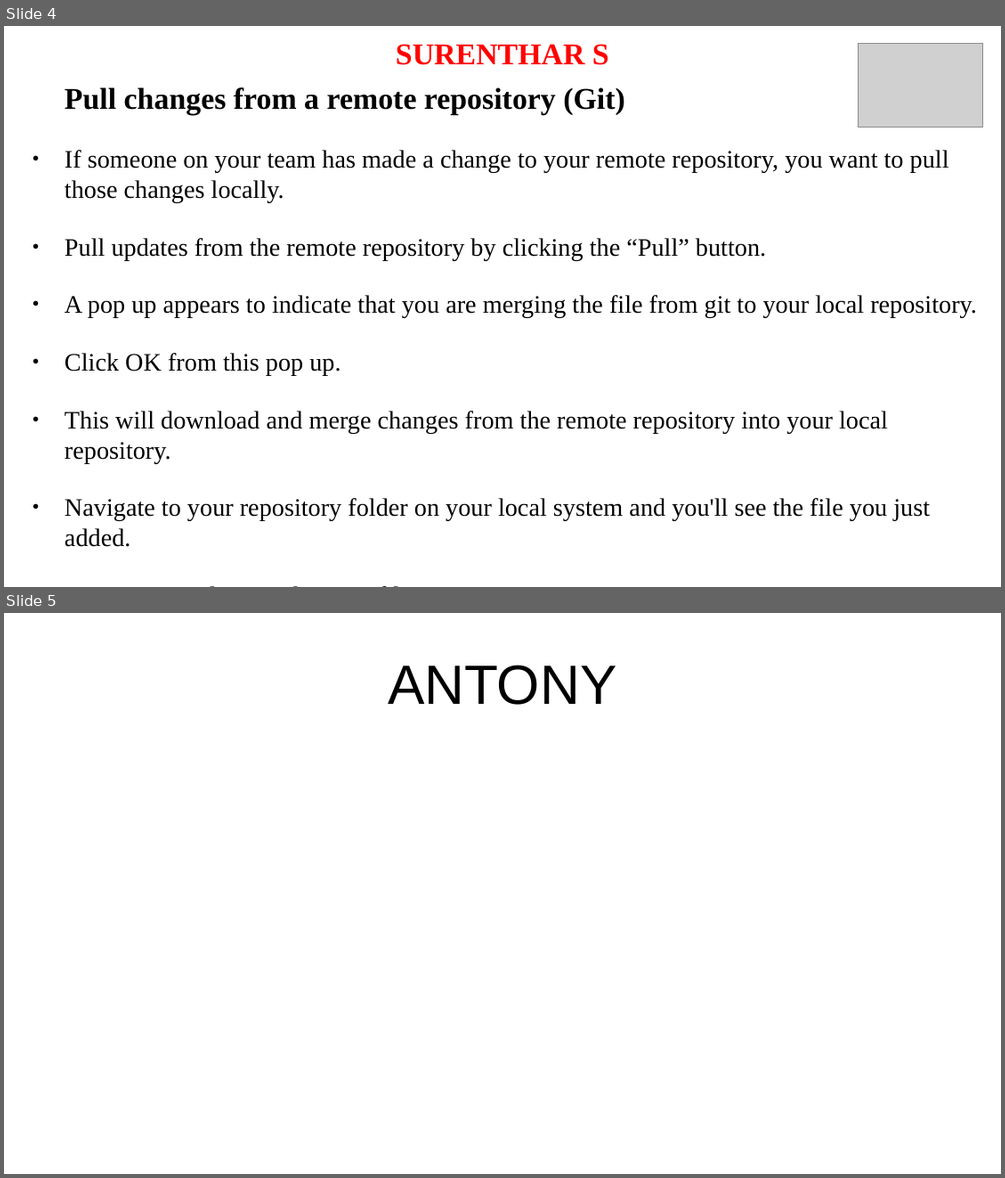
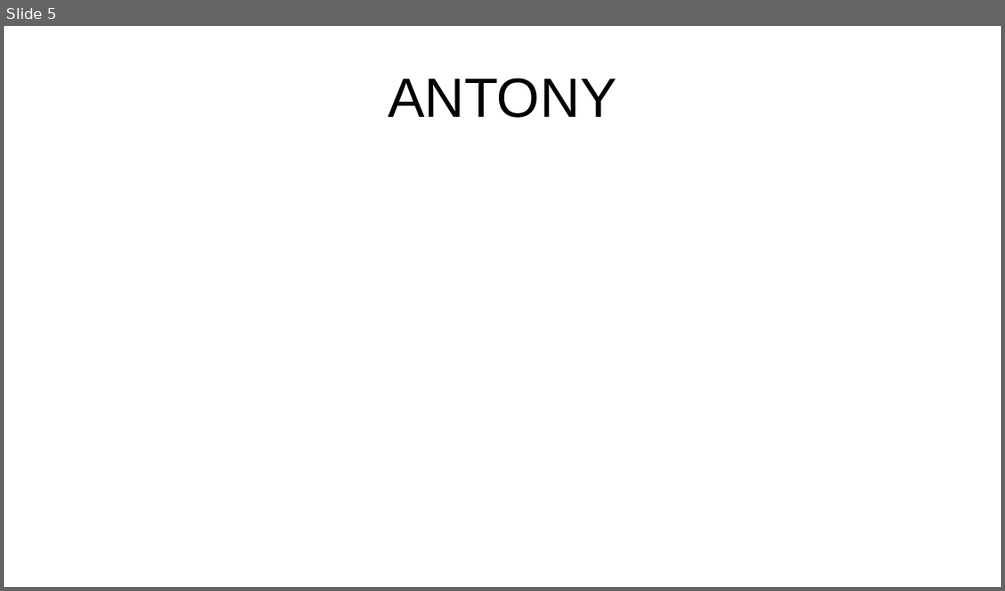
Before and after one commit to anubhavAnora/presentation, a slide deck: Presentation.odp. Shown one above the other, each under a label of ours: slides 4 and 5 before the commit, slide 5 after it. The pictures are 1005x1178 and 1005x591 pixels, drawn with LibreOffice and Linux fonts; fonts in the diff are those of the drawing; grey boxes stand for pictures. Boxes give left, top, right and bottom in pixels: in the first picture for what was removed or moved away, otherwise in the second. Text is boxed around its words. In the diff, an @@ line names an element or a change of style, - is before the commit and + after.

```diff
--- a/Presentation.odp
+++ b/Presentation.odp
@@ slide 4 removed at [4, 26, 1001, 587], background #FFFFFF @@
@@ title removed at [396, 44, 609, 65] @@
-SURENTHAR S
@@ picture removed at [858, 44, 984, 127] @@
@@ text removed at [65, 87, 977, 547] @@
-Pull changes from a remote repository (Git)
-● If someone on your team has made a change to your remote repository, you want to pull those changes locally.
-● Pull updates from the remote repository by clicking the “Pull” button.
-● A pop up appears to indicate that you are merging the file from git to your local repository.
-● Click OK from this pop up.
-● This will download and merge changes from the remote repository into your local repository.
-● Navigate to your repository folder on your local system and you'll see the file you just added.
-● Sourcetree updates with a new file in your History view.
```
Also in this commit, not shown: 1 slide changed, 5 slides added, 3 other slides removed.
